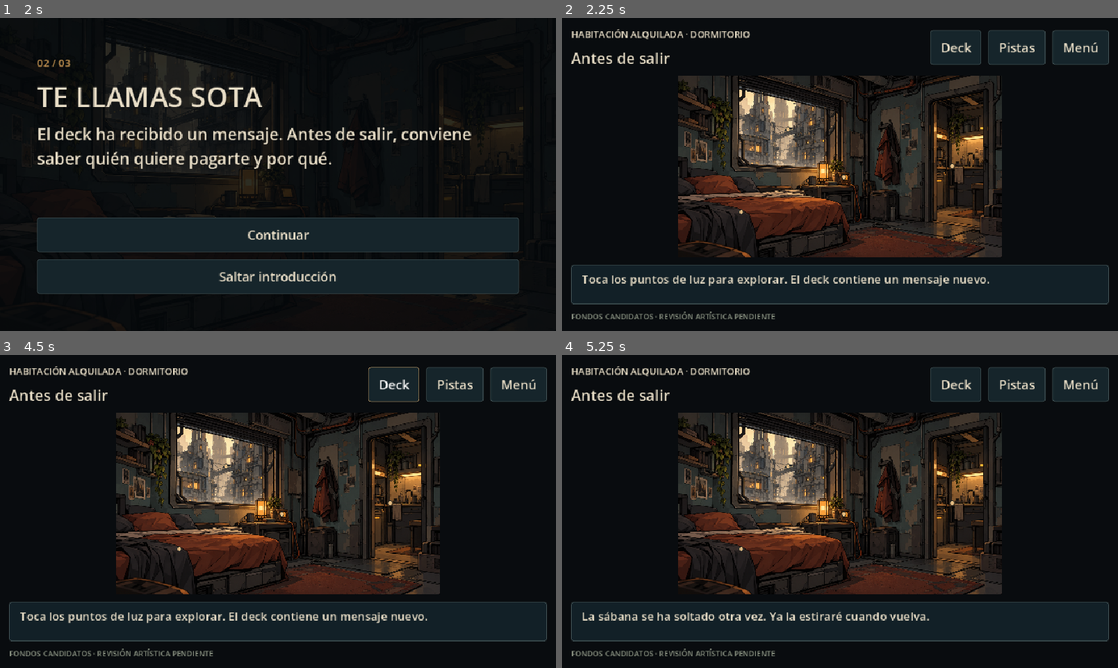
Above: before the commit, frames 1-4 (two rows, left to right).
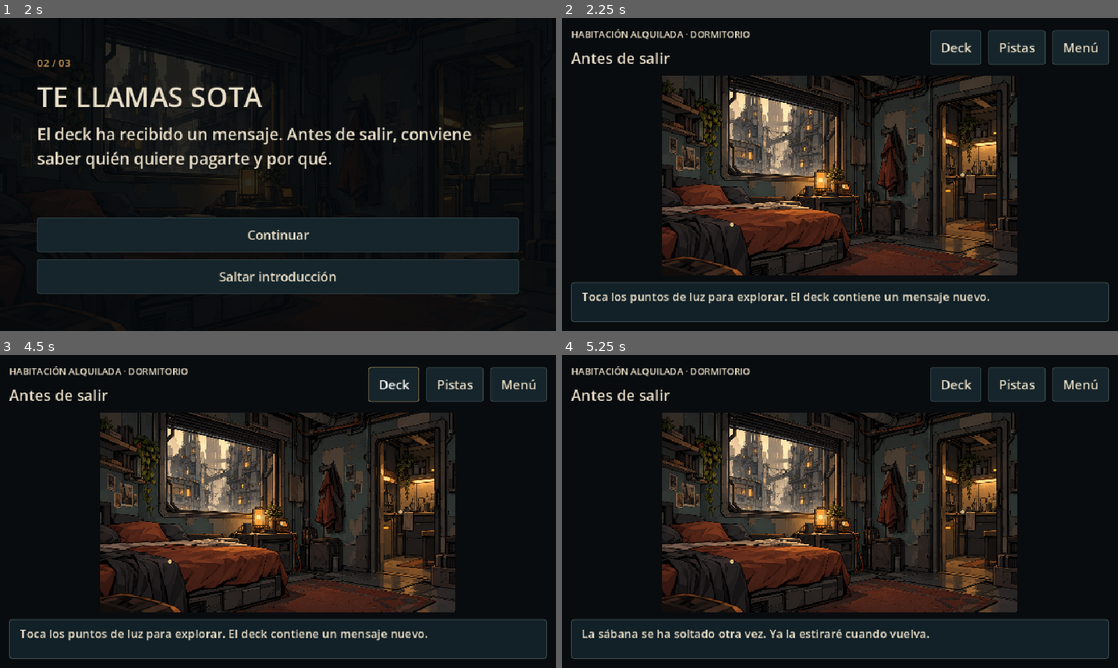
Above: after the commit, the same moments.

Repository: isradev-git/arrecife-game
Game: Godot game, scene res://scenes/main.tscn
Same seed, same stepped clock (60 frames per second), same inputs: the game is played once before the commit and once after it.
Inputs (mouse positions are in pixels of both pictures, inside the frame that each line leads up to):
- Up to frame 1 (2 s): click "Jugar" at 0.5 s; click "Continuar" at 1.25 s
- Up to frame 2 (2.25 s): click "Saltar introducción" at 2 s
- Up to frame 3 (4.5 s): click "Deck" at 2.75 s; click "Pistas" at 3.5 s; click "Menú" at 4.25 s
- Up to frame 4 (5.25 s): click (739, 549) at 5.02 s

Frame 1 is identical in both runs. In frame 2, 26% of the frame differs, in the area x 1-99%, y 18-98%; in frame 3, 26%; in frame 4, 26%.

Commit message:
fix: ordenar la exploración en móvil vertical

Diff:
--- a/game/scripts/ui/main.gd
+++ b/game/scripts/ui/main.gd
@@ -14,6 +14,7 @@
 var focus_before_modal: Control
 var menu_portrait: TextureRect
 var exploration_header: BoxContainer
+var exploration_footer: PanelContainer
 
 func _ready() -> void:
 	theme = GameUI.theme()
@@ -33,6 +34,11 @@
 		menu_portrait.visible = size.x >= 700
 	if is_instance_valid(exploration_header):
 		exploration_header.vertical = size.x < 700
+	if is_instance_valid(current_view):
+		current_view.size_flags_vertical = Control.SIZE_SHRINK_BEGIN if size.x < 700 else Control.SIZE_EXPAND_FILL
+		current_view.custom_minimum_size.y = maxf(0, (size.x - 32) * 9.0 / 16.0) if size.x < 700 else 0
+	if is_instance_valid(exploration_footer):
+		exploration_footer.custom_minimum_size.y = 128 if size.x < 700 else 68
 
 func update_scale() -> void:
 	var portrait := get_window().size.x < get_window().size.y
@@ -155,20 +161,19 @@
 		State.save_game()
 		show_menu())
 	current_view = Viewpoint.new()
-	current_view.size_flags_vertical = Control.SIZE_EXPAND_FILL
 	column.add_child(current_view)
 	current_view.activated.connect(interact)
 	var footer := PanelContainer.new()
+	exploration_footer = footer
 	footer.add_theme_stylebox_override("panel", GameUI.box(Color("122027")))
-	footer.custom_minimum_size.y = 68
 	column.add_child(footer)
 	var footer_column := GameUI.scroll(footer)
 	observation = GameUI.label(footer_column, "Toca los puntos de luz para explorar. El deck contiene un mensaje nuevo.", 20)
-	GameUI.label(column, "FONDOS CANDIDATOS · REVISIÓN ARTÍSTICA PENDIENTE", 13).modulate = GameUI.MUTED
 	var screen: Dictionary = Content.world.screens[State.data.screen]
 	location_label.text = screen.subtitle
 	title.text = screen.title
 	current_view.show_screen(screen)
+	reflow()
 	if State.data.missions.retorno_agua == "ACTIVE":
 		observation.text = "Contrato activo: copia la lectura del terminal y contrasta el parte con la Jefa."
 	if State.data.flags.get("parte_contrastado", false):
--- a/game/tests/run.gd
+++ b/game/tests/run.gd
@@ -209,6 +209,15 @@
 			check(button.text.is_empty() and button.get_child(0).size == Vector2(9, 9), "Punto discreto sin rótulo " + str(resolution))
 		await capture("viewport_%dx%d" % [resolution.x,resolution.y])
 		if resolution == Vector2i(390,844):
+			check(app.current_view.size.y <= app.current_view.size.x * 0.6, "Ilustración vertical sin espacio vacío interno")
+			check(app.observation.get_global_rect().position.y - app.current_view.get_global_rect().end.y < 100, "Observación junto a la ilustración en vertical")
+			check(app.exploration_footer.size.y >= 128, "Observación legible en móvil vertical")
+			root.size = Vector2i(844,390)
+			await frames(8)
+			check(app.current_view.size_flags_vertical == Control.SIZE_EXPAND_FILL and app.exploration_footer.custom_minimum_size.y == 68, "Rotación a horizontal sin reconstruir la escena")
+			root.size = resolution
+			await frames(8)
+			check(app.current_view.size_flags_vertical == Control.SIZE_SHRINK_BEGIN and app.exploration_footer.custom_minimum_size.y == 128, "Regreso a vertical sin reconstruir la escena")
 			await press("· Hablar con la Jefa", null, true)
 			check(app.overlay.visible, "Personaje activable tocando la escena en vertical")
 			app.close_modal()
Not shown, changed: docs/GAME_DESIGN.md
Not shown, changed: docs/VALIDACION.md
Not shown, changed: docs/evidence/03_dormitorio.png
Not shown, changed: docs/evidence/04_contrato.png
Not shown, changed: docs/evidence/05_cocina.png
Not shown, changed: docs/evidence/06_documento.png
Not shown, changed: docs/evidence/07_terminal.png
Not shown, changed: docs/evidence/08_bano.png
Not shown, changed: docs/evidence/09_monologo.png
Not shown, changed: docs/evidence/10_fiebre.png
Not shown, changed: docs/evidence/11_dialogo.png
Not shown, changed: docs/evidence/dialogo_1024x768.png
(and 13 more such lines)
